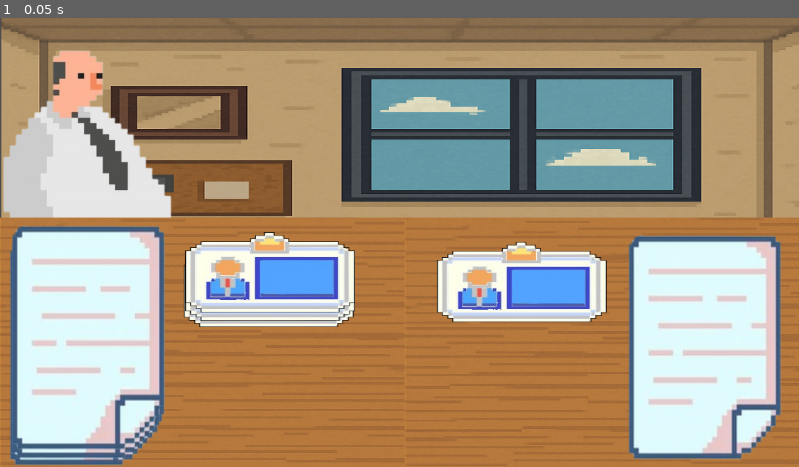
Above: before the commit, frame 1.
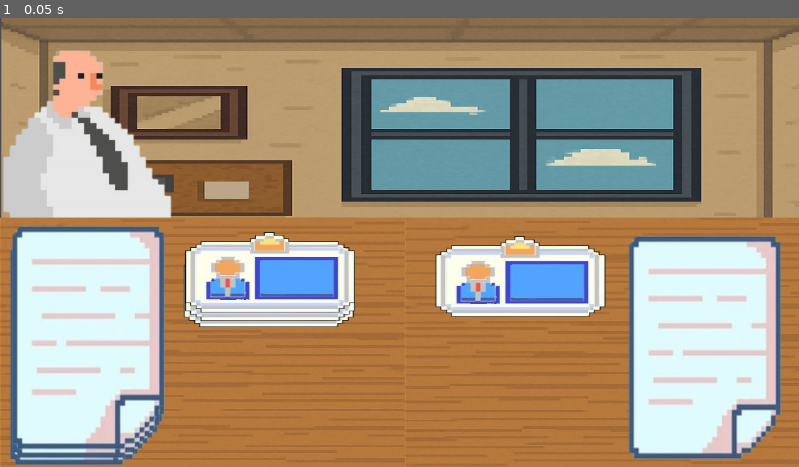
Above: after the commit, the same moment.

Repository: szsolt0/SzakGyak
Game: Godot game, scene res://scenes/Office.tscn
Same seed, same stepped clock (60 frames per second), same inputs: the game is played once before the commit and once after it.
Inputs:
- Up to frame 1 (0.05 s): no input

The runs differ from the first frame. In frame 1, 2.4% of the frame differs, in the area x 54-76%, y 48-68%.

Commit message:
Ellenőrző commit

Diff:
--- a/scenes/Office.tscn
+++ b/scenes/Office.tscn
@@ -41,7 +41,7 @@
 
 [node name="Idcard" type="Sprite2D" parent="root"]
 z_index = 1
-position = Vector2(177, 59)
+position = Vector2(175, 51)
 scale = Vector2(1.17133, 0.728507)
 texture = ExtResource("4_3qdk0")
 
